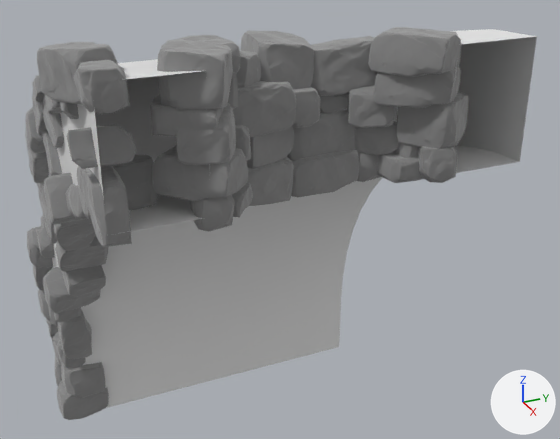
One commit to the FBX model LightProjectGame/Assets/FBX/Structures/Half_Roof_Hole_SidePiece_Left.fbx: the scene before it, then after it.
Rendered twice from a 50 mm camera at (11.11, -1.26, 8.51) aimed at (1.57, 3.03, 3.74). The axes (+X, +Y, +Z) are drawn at lower right. The lights are the same throughout. Where no turn or scale is listed for an object, it has been applied to the vertices.

The first picture shows 'Rock_01', 'Roof_Arch_Hole_02'.
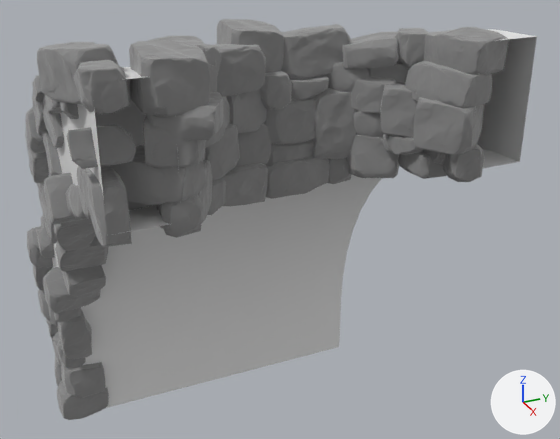
Where the newer file only moved an object's origin or applied its transform, the numbers keep the older frame.

What differs and where, as boxes (x1, y1, x2, y2) in the pictures (560 x 439 px; the box of a moved part takes in the faces that stretch with it):
'Rock_01', reshaped (9% wider): before (25, 27, 469, 420); after (25, 19, 509, 420)
part 1 of me_roof_arch_hole_02, moved or reshaped: (107, 29, 536, 236) in both
part 2 of me_rock_01, added: after (380, 83, 418, 138)
part 3 of me_rock_01, added: after (209, 64, 217, 92)
part 4 of me_rock_01, added: after (207, 178, 226, 215)
part 5 of me_rock_01, added: after (205, 124, 240, 181)
part 6 of me_rock_01, added: after (265, 139, 314, 167)
part 7 of me_rock_01, added: after (235, 123, 271, 167)
part 8 of me_rock_01, added: after (313, 88, 356, 159)
part 9 of me_rock_01, added: after (342, 32, 399, 69)
part 10 of me_rock_01, added: after (326, 62, 369, 93)
part 11 of me_rock_01, added: after (395, 28, 429, 69)
part 12 of me_rock_01, added: after (347, 135, 399, 178)
part 13 of me_rock_01, added: after (383, 134, 424, 155)
part 14 of me_rock_01, added: after (368, 63, 409, 83)
part 15 of me_rock_01, moved or reshaped: before (150, 27, 469, 232); after (113, 19, 509, 238)

What changed in the scene script:
```text
Change me_rock_01:
    remove me_rock_01.from_pydata(...)  # 5017 vertices, 9758 faces; spans x -5.06..0.99, y -3.01..1.68, z -5.27..1.72
    add me_rock_01.from_pydata(...)  # 5914 vertices, 11496 faces; spans x -5.06..1.0, y -3.01..2.03, z -5.27..1.72
    me_rock_01 part 2: the loose piece of 60 vertices spanning x 0.09..0.94, y 0.8..1.68, z 0.32..0.93 is copied, and the copy is turned 9.3 degrees about the z axis through its middle, then moved by (-0.56, 0.09, -0.05); it spans x -0.47..0.39, y 0.88..1.78, z 0.27..0.88
    me_rock_01 part 3: the loose piece of 108 vertices spanning x -0.36..0.52, y -2.99..-2.3, z 1.14..1.72 is copied, and the copy is multiplied about its middle by the matrix ((-0.68, -0.171, 0.713), (0.679, 0.219, 0.7), (-0.275, 0.961, -0.033)), then moved by (-0.39, 1.13, -0.37); it spans x -0.78..0.11, y -1.94..-1.06, z 0.78..1.34
    me_rock_01 part 4: the loose piece of 27 vertices spanning x -0.02..0.45, y -1.38..-0.91, z 0.33..0.77 is copied, and the copy is turned -47.1 degrees about the z axis through its middle, then moved by (-0.61, -0.13, -0.82); it spans x -0.66..-0.15, y -1.5..-1.02, z -0.5..-0.05
    me_rock_01 part 5: the loose piece of 60 vertices spanning x -0.48..0.32, y -1.12..-0.32, z 0.14..0.74 is copied, and the copy is multiplied about its middle by the matrix ((0.325, -0.829, 0.456), (0.186, -0.417, -0.89), (0.927, 0.374, 0.018)), then moved by (-0.5, -0.47, -0.21); it spans x -0.98..-0.16, y -1.59..-0.79, z -0.12..0.58
    me_rock_01 part 6: the loose piece of 71 vertices spanning x -0.1..0.65, y 0.69..1.4, z -0.14..0.22 is copied, and the copy is moved by (-1.16, -1.1, -0.02); it spans x -1.27..-0.51, y -0.41..0.31, z -0.16..0.2
    me_rock_01 part 7: the loose piece of 60 vertices spanning x -0.55..0.17, y -0.76..-0.08, z 0.95..1.58 is copied, and the copy is moved by (-0.71, -0.2, -1.07); it spans x -1.25..-0.54, y -0.97..-0.28, z -0.12..0.51
    me_rock_01 part 8: the loose piece of 106 vertices spanning x -0.33..0.19, y -0.41..0.52, z 0.1..0.69 is copied, and the copy is multiplied about its middle by the matrix ((0.988, -0.002, -0.158), (-0.157, 0.014, -0.987), (0.005, 1.0, 0.014)), then moved by (-0.58, 0.49, -0.09); it spans x -0.92..-0.36, y 0.22..0.86, z -0.15..0.78
    me_rock_01 part 9: the loose piece of 71 vertices spanning x -0.1..0.65, y 0.69..1.4, z -0.14..0.22 is copied, and the copy is multiplied about its middle by the matrix ((0.757, 0.648, -0.083), (-0.653, 0.753, -0.076), (0.013, 0.112, 0.994)), then moved by (-0.79, -0.03, 1.15); it spans x -0.92..-0.03, y 0.59..1.46, z 1.0..1.41
    me_rock_01 part 10: the loose piece of 47 vertices spanning x -0.03..0.45, y 0.41..1.02, z 0.16..0.55 is copied, and the copy is moved by (-0.76, 0.02, 0.54); it spans x -0.78..-0.31, y 0.43..1.04, z 0.71..1.09
    me_rock_01 part 11: the loose piece of 27 vertices spanning x 0.46..0.93, y 0.97..1.45, z -0.09..0.36 is copied, and the copy is moved by (-0.81, 0.13, 1.13); it spans x -0.35..0.12, y 1.1..1.57, z 1.04..1.49
    me_rock_01 part 12: the loose piece of 60 vertices spanning x 0.09..0.94, y 0.8..1.68, z 0.32..0.93 is copied, and the copy is multiplied about its middle by the matrix ((0.273, 0.962, -0.026), (-0.96, 0.274, 0.055), (0.06, 0.01, 0.998)), then moved by (-0.97, -0.14, -0.71); it spans x -0.9..-0.01, y 0.67..1.53, z -0.38..0.22
    me_rock_01 part 13: the loose piece of 47 vertices spanning x -0.03..0.45, y 0.41..1.02, z 0.16..0.55 is copied, and the copy is multiplied about its middle by the matrix ((-0.405, -0.812, -0.421), (-0.204, -0.368, 0.907), (-0.891, 0.453, -0.017)), then moved by (-0.18, 0.49, -0.16); it spans x -0.27..0.39, y 0.97..1.47, z 0.02..0.31
    me_rock_01 part 14: the loose piece of 47 vertices spanning x -0.3..0.18, y -0.16..0.48, z 0.65..0.96 is copied, and the copy is multiplied about its middle by the matrix ((-0.92, -0.391, 0.027), (0.392, -0.913, 0.114), (-0.02, 0.115, 0.993)), then moved by (-0.29, 0.97, 0.17); it spans x -0.66..-0.04, y 0.84..1.42, z 0.81..1.11
    me_rock_01 part 15: 1978 vertices moved from x -0.55..0.99, y -2.08..1.68, z -0.29..1.69 to x -1.34..1.0, y -2.5..2.03, z -0.59..1.71
Change me_roof_arch_hole_02:
    remove me_roof_arch_hole_02.from_pydata(...)  # 98 vertices, 94 faces; spans x -1.5..4.25, y 0.0..5.0, z 0.0..6.75
    add me_roof_arch_hole_02.from_pydata(...)  # 96 vertices, 90 faces; spans x -1.5..4.25, y 0.0..5.0, z 0.0..6.75
    me_roof_arch_hole_02 part 1
    8 vertices are removed from x 2.76..3.42, y 2.13..2.87, z 5.11..6.64
    16 faces are deleted
    12 vertices move from x 3.53..4.25, y 1.06..3.94, z 5.16..6.75 to x 3.17..4.25, y 0.75..4.25, z 5.1..6.75
    6 vertices are added at (2.78, 1.65, 6.46), (2.78, 3.35, 6.46), (2.8, 1.69, 5.04), (2.8, 3.35, 5.04), (2.65, 2.5, 6.43), (2.69, 2.5, 5.0)
    12 new faces join them
```
